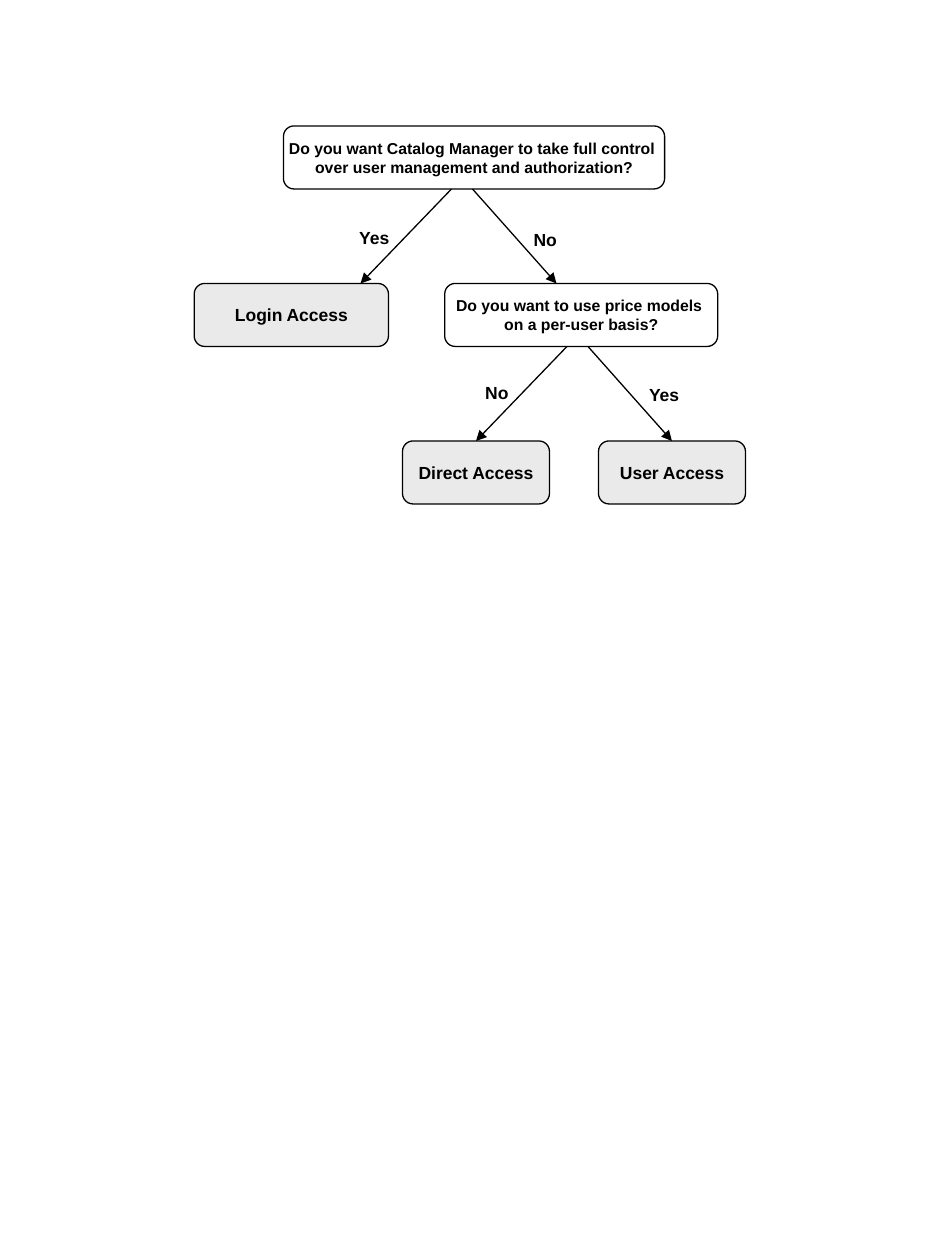
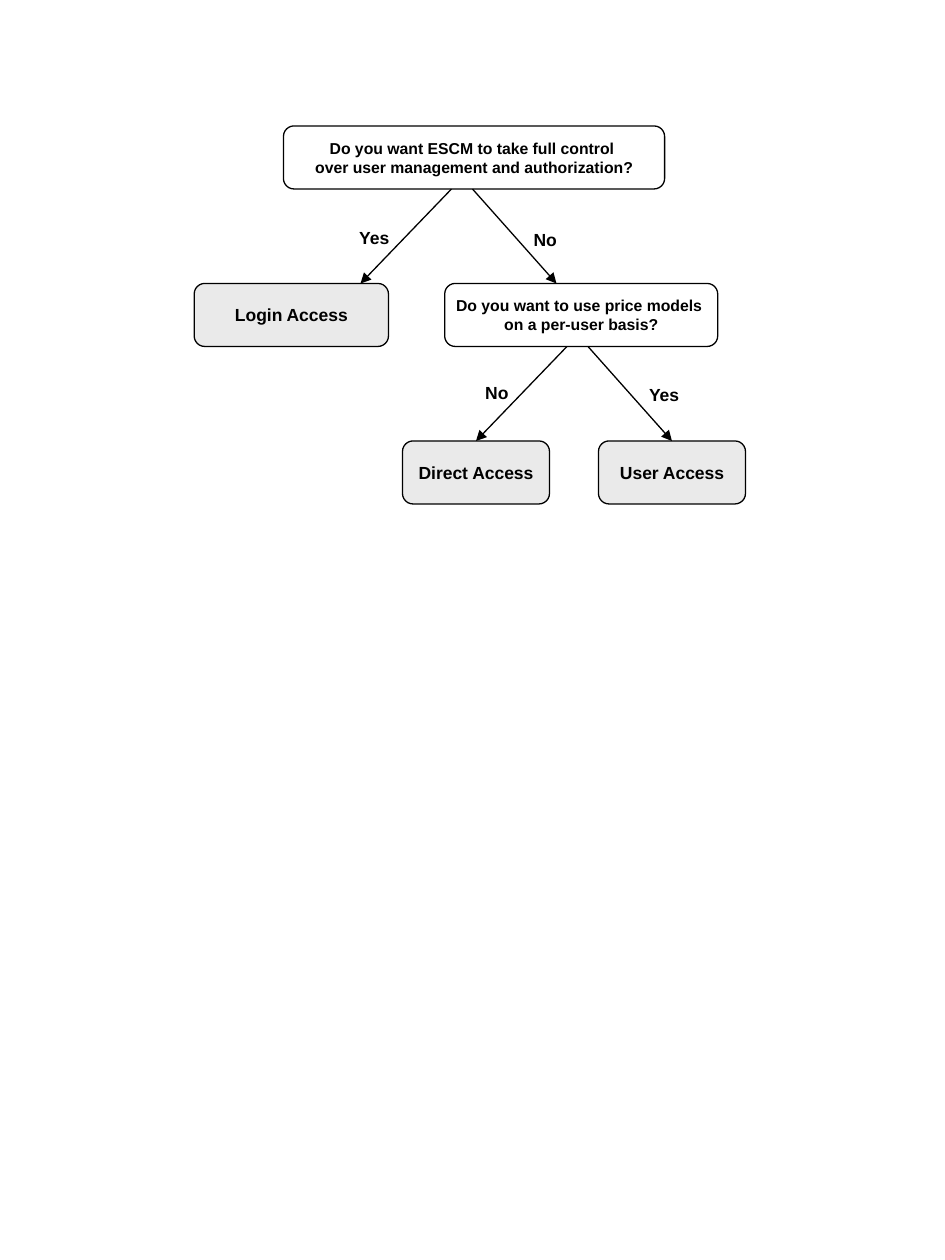
Before and after one commit to servicecatalog/documentation, a slide deck: slide 1 of Development/DocSources/en/TechProvGuide/_images/AccessDecision.ppt. Drawn at 945x1260 pixels with LibreOffice and Linux fonts; fonts in the diff are those of the drawing. Boxes give left, top, right and bottom in pixels: in the first picture for what was removed or moved away, otherwise in the second. Text is boxed around its words. In the diff, an @@ line names an element or a change of style, - is before the commit and + after.

Commit message:
Remove Catalog Manager from pictures

```diff
--- a/Development/DocSources/en/TechProvGuide/_images/AccessDecision.ppt
+++ b/Development/DocSources/en/TechProvGuide/_images/AccessDecision.ppt
@@ text in rounded rectangle at (x1=330, y1=142, x2=614, y2=158): text changed @@
-Do you want Catalog Manager to take full control
+Do you want ESCM to take full control
```
Also in this commit, not shown: 1 slide added, 17 other files.
